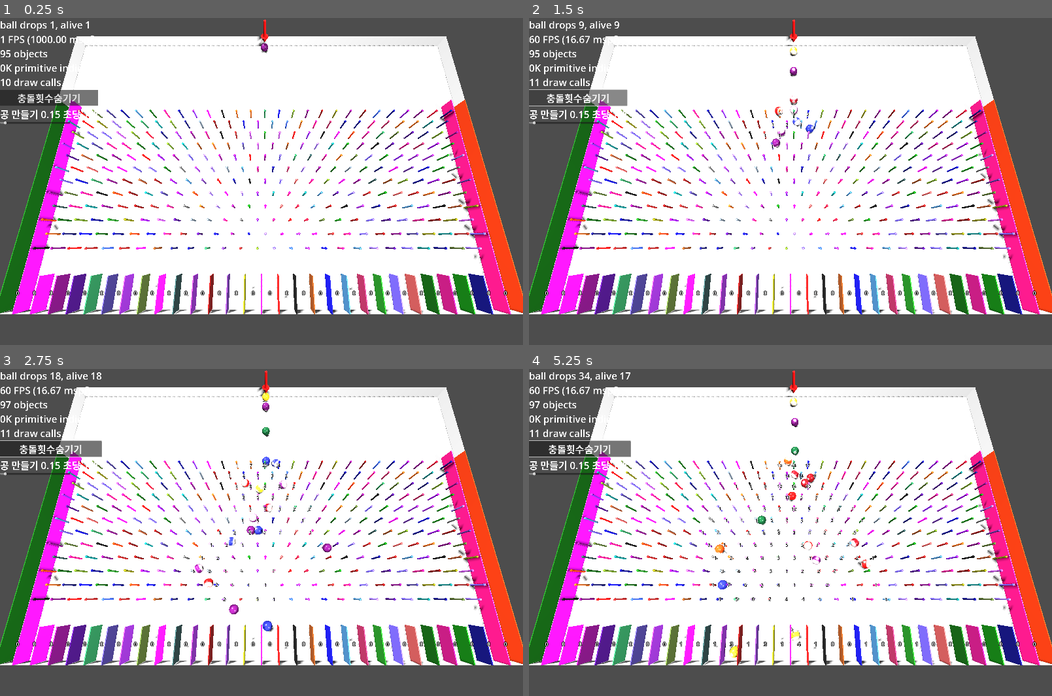
Above: before the commit, frames 1-4 (two rows, left to right).
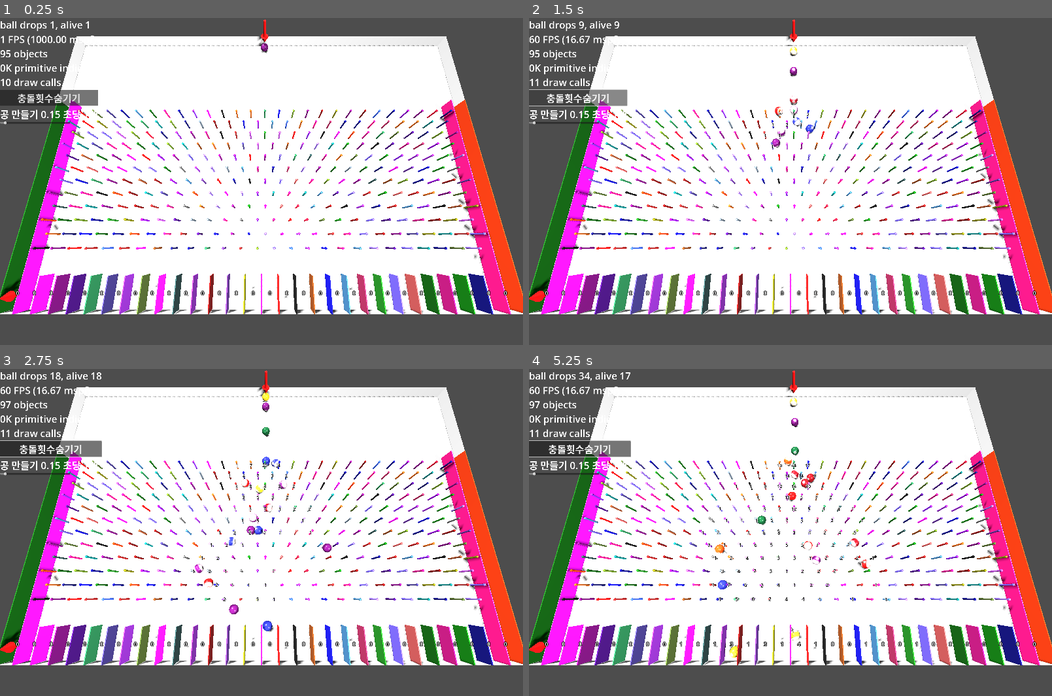
Above: after the commit, the same moments.

Repository: kasworld/gd4pinball
Game: Godot game, scene res://main.tscn
Two runs of this game, one before a commit and one after it. Both use one fixed random seed, a clock stepped at 60 frames per second and the inputs below.
Inputs (mouse positions are in pixels of both pictures, inside the frame that each line leads up to):
- Up to frame 1 (0.25 s): no input
- Up to frame 2 (1.5 s): click "충돌횟수숨기기" at 0.5 s; click "충돌횟수보이기" at 1.25 s
- Up to frame 3 (2.75 s): tap Enter at 2, 2.1 s; move the mouse to (376, 516) at 2.02 s; hold Right from 2.03 s (still down); click (376, 516) at 2.17 s
- Up to frame 4 (5.25 s): move the mouse to (685, 548) at 2.77 s; release Right at 2.78 s; hold Left 2.78-3.53 s; tap 1 at 2.85, 4.35 s; move the mouse to (842, 460) at 3.52 s; hold Right 3.53-5.03 s; tap Enter at 3.6, 5.1 s; move the mouse to (764, 597) at 4.27 s; click (764, 597) at 4.42 s; move the mouse to (947, 581) at 5.02 s; hold Left from 5.03 s (still down)

The runs differ from the first frame. In frame 1, 0.1% of the frame differs, in the area x 0-7%, y 79-88%; in frame 2, 0.1%; in frame 3, 0.1%; in frame 4, 0.1%.

Commit message:
wip ball shoot

Diff:
--- a/ball.gd
+++ b/ball.gd
@@ -3,8 +3,11 @@
 
 signal ball_ended(pos :Vector3)
 
-func init(vel :Vector3, avel :Vector3) -> Ball:
+func set_velocity(vel :Vector3) -> Ball:
 	linear_velocity = vel
+	return self
+
+func set_a_velocity(avel :Vector3) -> Ball:
 	angular_velocity = avel
 	return self
 
--- a/main.gd
+++ b/main.gd
@@ -6,12 +6,14 @@
 
 func _ready() -> void:
 	dark_colors = NamedColorList.make_dark_color_list(0.5)
-	$Arrow3D.init(Config.BallRadius*6,Color.RED,Config.BallRadius/3,Config.BallRadius)
-	$Arrow3D.position = Vector3(Config.WorldSize.x/2 + 0.25, Config.BallRadius*5, Config.BallRadius*1)
+	$Arrow3DDrop.init(Config.BallRadius*6,Color.RED,Config.BallRadius/3,Config.BallRadius)
+	$Arrow3DDrop.position = Vector3(Config.WorldSize.x/2 + 0.25, Config.BallRadius*5, Config.BallRadius*1)
+	$Arrow3DShootLeft.init(Config.BallRadius*6,Color.RED,Config.BallRadius/3,Config.BallRadius)
+	$Arrow3DShootLeft.position = Vector3(0.5, Config.WorldSize.y/2, Config.WorldSize.z - Config.BallRadius*3)
+
 	reset_camera_pos()
 	set_walls()
 	add_pins_bintree_narrow()
-
 
 func add_pins_bintree_full() -> void:
 	for y in int(Config.WorldSize.z):
@@ -74,7 +76,6 @@
 		w.position = Vector3(x, Config.WorldSize.y/2, Config.WorldSize.z/2+3)
 		add_child(w)
 
-
 func new_label3d() -> Label3D:
 	var lb = Label3D.new()
 	lb.text = "0"
@@ -130,19 +131,29 @@
 
 func add_ball() -> void:
 	var d = 	preload("res://ball.tscn").instantiate(
-		).init(Vector3.ZERO, Vector3.ZERO
 		).set_material(Config.tex_array.pick_random()
 		).set_radius(Config.BallRadius
 	)
-	d.position = $Arrow3D.position + Vector3(0,-Config.BallRadius*4,0)
 	$DropContainer.add_child(d)
 	ball_droped += 1
 	d.ball_ended.connect(ball_ended)
+	d.position = $Arrow3DDrop.position + Vector3(0,-Config.BallRadius*4,0)
 
 func ball_ended(pos :Vector3) -> void:
 	var i = int(pos.x)
 	ball_end_count[i] += 1
 	$BallEndCounterContainer.get_child(i).text = "%s" % ball_end_count[i]
+
+func shoot_ball() -> void:
+	var d = 	preload("res://ball.tscn").instantiate(
+		).set_material(Config.tex_array.pick_random()
+		).set_radius(Config.BallRadius
+	)
+	d.set_velocity(Vector3(0,0,-10))
+	$DropContainer.add_child(d)
+	ball_droped += 1
+	d.ball_ended.connect(ball_ended)
+	d.position = $Arrow3DDrop.position + Vector3(0,-Config.BallRadius*4,0)
 
 var camera_move = false
 func _process(delta: float) -> void:
@@ -170,12 +181,12 @@
 		$"왼쪽패널/충돌횟수보이기".text = "충돌횟수보이기"
 
 func _on_왼쪽이동_pressed() -> void:
-	$Arrow3D.position.x -= 0.1
-	$Arrow3D.position.x = clampf($Arrow3D.position.x, Config.BallRadius, Config.WorldSize.x-Config.BallRadius)
+	$Arrow3DDrop.position.x -= 0.1
+	$Arrow3DDrop.position.x = clampf($Arrow3DDrop.position.x, Config.BallRadius, Config.WorldSize.x-Config.BallRadius)
 
 func _on_오른쪽이동_pressed() -> void:
-	$Arrow3D.position.x += 0.1
-	$Arrow3D.position.x = clampf($Arrow3D.position.x, Config.BallRadius, Config.WorldSize.x-Config.BallRadius)
+	$Arrow3DDrop.position.x += 0.1
+	$Arrow3DDrop.position.x = clampf($Arrow3DDrop.position.x, Config.BallRadius, Config.WorldSize.x-Config.BallRadius)
 
 var key2fn = {
 	KEY_ESCAPE:_on_button_esc_pressed,
--- a/main.tscn
+++ b/main.tscn
@@ -67,8 +67,10 @@
 
 [node name="BallEndCounterContainer" type="Node3D" parent="."]
 
-[node name="Arrow3D" parent="." instance=ExtResource("3_1bvp3")]
+[node name="Arrow3DDrop" parent="." instance=ExtResource("3_1bvp3")]
 transform = Transform3D(1, 0, 0, 0, -1, 8.74228e-08, 0, -8.74228e-08, -1, 0, 0, 0)
+
+[node name="Arrow3DShootLeft" parent="." instance=ExtResource("3_1bvp3")]
 
 [connection signal="pressed" from="왼쪽패널/충돌횟수보이기" to="." method="_on_충돌횟수보이기_pressed"]
 [connection signal="value_changed" from="왼쪽패널/Label/생성속도" to="." method="_on_생성속도_value_changed"]
